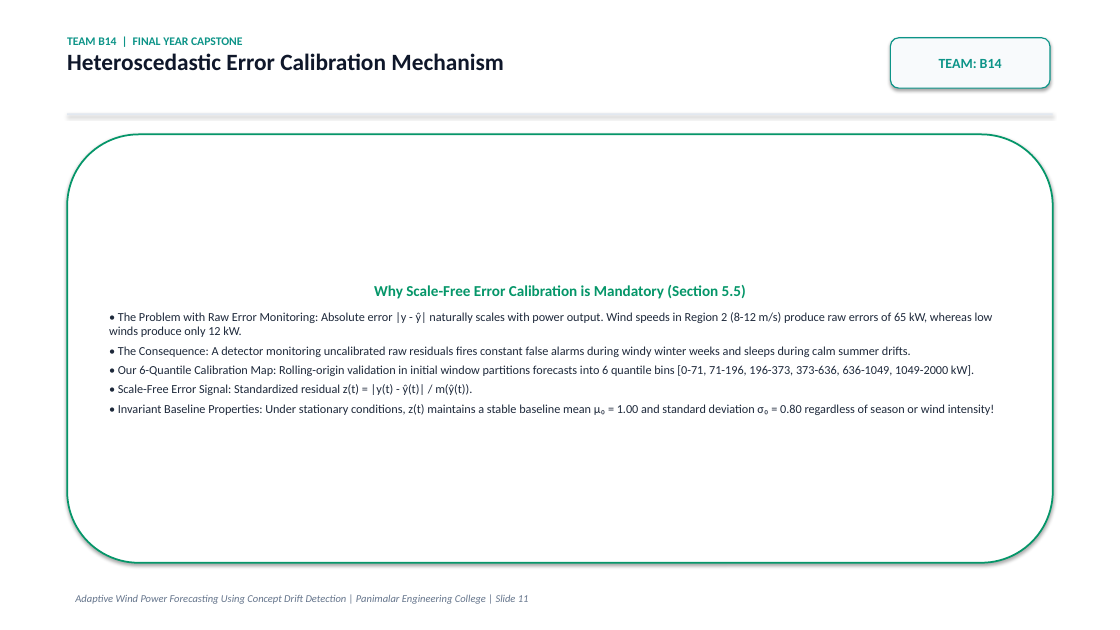
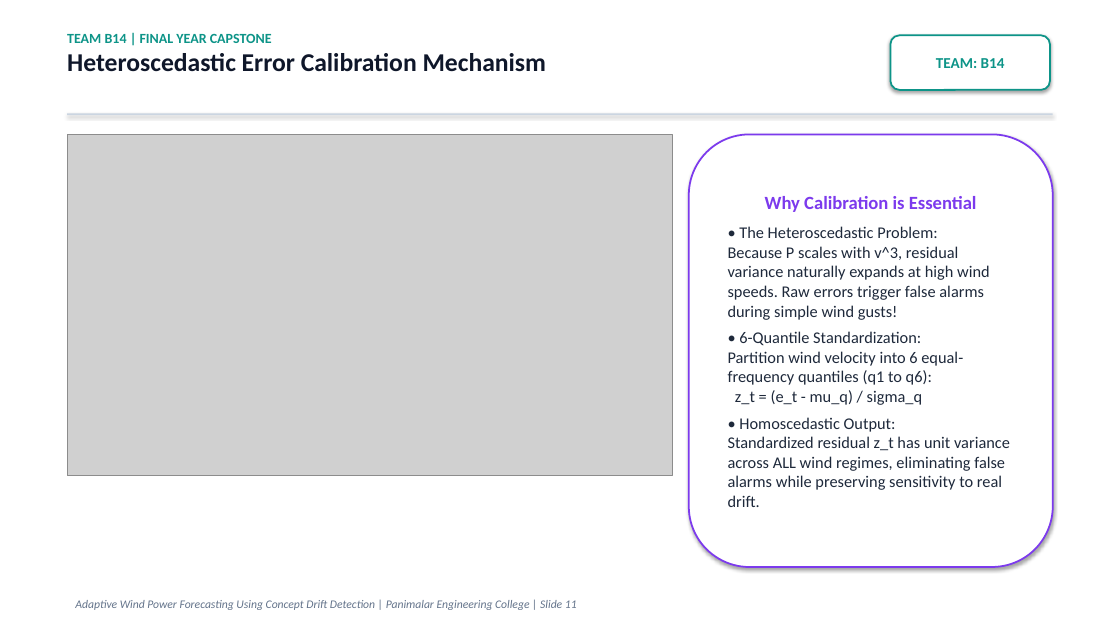
Before and after one commit to thanyab09/Adaptive_Wind_Power_Forecasting_Using_Concept_Drift, a slide deck: slide 11 of reports/Adaptive_Wind_Power_Forecasting_Team_B14.pptx. Drawn at 1120x630 pixels with LibreOffice and Linux fonts; fonts in the diff are those of the drawing; grey boxes stand for pictures. Boxes give left, top, right and bottom in pixels: in the first picture for what was removed or moved away, otherwise in the second. Text is boxed around its words. In the diff, an @@ line names an element or a change of style, - is before the commit and + after.

Commit message:
feat: visual-first final-year presentation deck with large fonts, data charts, and minimal theory for Team B14

```diff
--- a/reports/Adaptive_Wind_Power_Forecasting_Team_B14.pptx
+++ b/reports/Adaptive_Wind_Power_Forecasting_Team_B14.pptx
@@ text "TEAM B14 | FINAL YEAR ..." at (67,34,547,72): size 10 to 12 pt in "TEAM B14 | FINAL YEAR CAPSTONE"; size 20 to 22 pt in "Heteroscedastic Error Calibration Mechanism" @@
@@ rounded rectangle "TEAM: B14" at (891,35,1050,90): size 12 to 13 pt; fill #F8FAFC to #FFFFFF; outline #0D9488 1 pt to #0D9488 1.5 pt @@
@@ rectangle at (67,113,1053,115): fill #E2E8F0 to #CBD5E1 @@
@@ rounded rectangle removed at (67,134,1053,563) @@
-Why Scale-Free Error Calibration is Mandatory (Section 5.5)
-• The Problem with Raw Error Monitoring: Absolute error |y - ŷ| naturally scales with power output. Wind speeds in Region 2 (8-12 m/s) produce raw errors of 65 kW, whereas low winds produce only 12 kW.
-• The Consequence: A detector monitoring uncalibrated raw residuals fires constant false alarms during windy winter weeks and sleeps during calm summer drifts.
-• Our 6-Quantile Calibration Map: Rolling-origin validation in initial window partitions forecasts into 6 quantile bins [0-71, 71-196, 196-373, 373-636, 636-1049, 1049-2000 kW].
-• Scale-Free Error Signal: Standardized residual z(t) = |y(t) - ŷ(t)| / m(ŷ(t)).
-• Invariant Baseline Properties: Under stationary conditions, z(t) maintains a stable baseline mean μ₀ = 1.00 and standard deviation σ₀ = 0.80 regardless of season or wind intensity!
@@ picture added at (67,134,672,476) @@
@@ rounded rectangle added at (689,134,1053,567), fill #FFFFFF, outline #7C3AED 1.5 pt, 14 pt, text #1E293B @@
+Why Calibration is Essential
+• The Heteroscedastic Problem:
+Because P scales with v^3, residual variance naturally expands at high wind speeds. Raw errors trigger false alarms during simple wind gusts!
+• 6-Quantile Standardization:
+Partition wind velocity into 6 equal-frequency quantiles (q1 to q6):
+z_t = (e_t - mu_q) / sigma_q
+• Homoscedastic Output:
+Standardized residual z_t has unit variance across ALL wind regimes, eliminating false alarms while preserving sensitivity to real drift.
@@ text "Adaptive Wind Power Forecasting Using ..." at (75,600,577,610): size 9 to 10 pt @@
```
Also in this commit, not shown: 18 other slides changed, 1 slide added, 1 slide removed, 14 other files.
